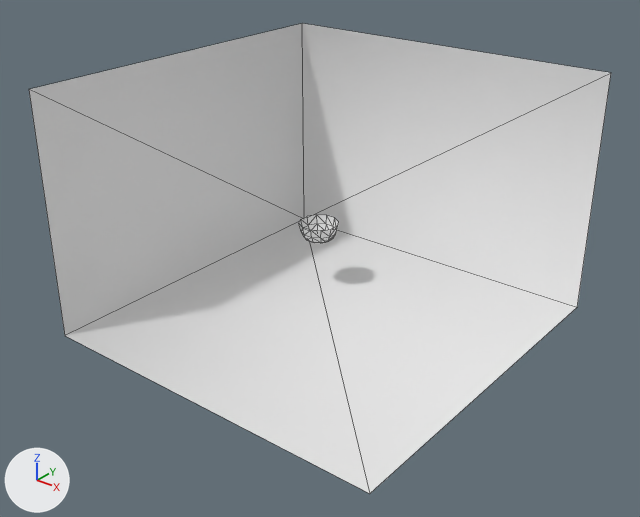
One commit to the OBJ model data/bowl_2a1e_halfbox.obj: the scene before it, then after it.
Camera for both pictures: a camera (50 mm lens) standing at (10.83, -13.01, 7.29) and looking at (3.1, -3.35, 1.3). Every picture has the same lights, and +X, +Y and +Z are marked at lower left. Mesh edges are drawn as thin lines. Where no turn or scale is listed for an object, it has been applied to the vertices.

Objects in the first picture: 'mesh1_mesh1-geometry'.
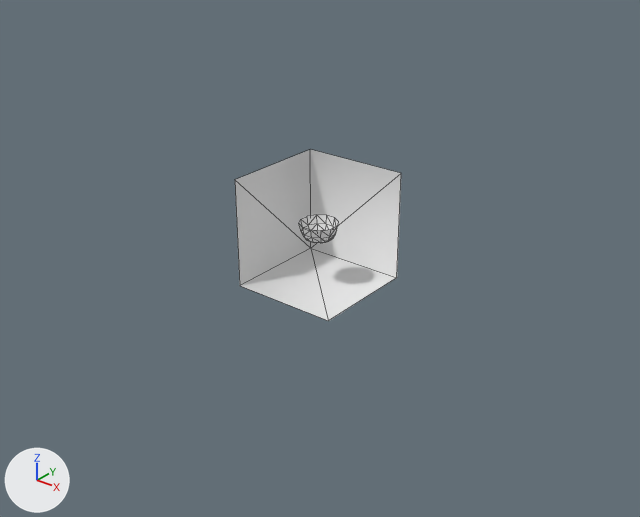
Diff of the bpy script that builds the scene:
```diff
--- a/data/bowl_2a1e_halfbox.obj.py
+++ b/data/bowl_2a1e_halfbox.obj.py
@@ me_mesh1_mesh1_geometry @@
 me_mesh1_mesh1_geometry.from_pydata(...)  # 56 vertices, 90 faces; spans x 0.0..6.0, y -6.0..0.0, z 0.0..4.0
 # used by ob_mesh1_mesh1_geometry; location = (0.0, 0.0, 0.0)
+# me_mesh1_mesh1_geometry part 1: the loose piece of 7 vertices spanning x 0.0..6.0, y -6.0..0.0, z 0.0..4.0 is scaled about its middle by (0.333, 0.333, 0.5), then moved by (-1.0, 1.0, -1.0)
 me_mesh1_mesh1_geometry.materials.append(mat_material_0_24)
```

Boxes [x1, y1, x2, y2] around the edits, measured in the pictures (640 x 517 px):
'mesh1_mesh1-geometry', reshaped (71% narrower, 63% shorter): before [29, 23, 611, 493]; after [235, 149, 401, 321]
